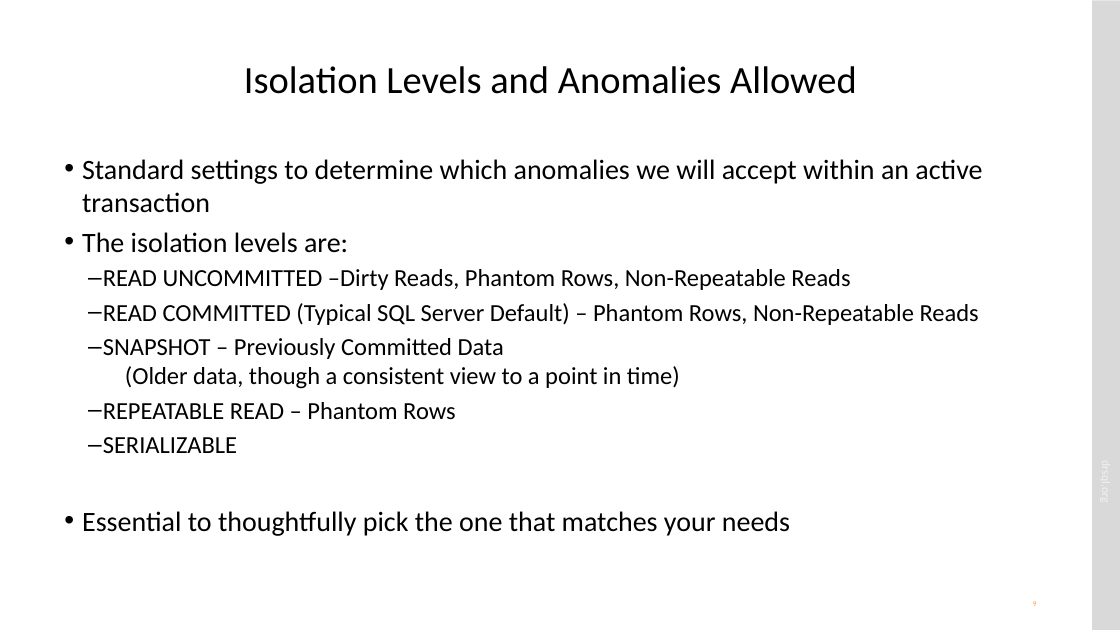
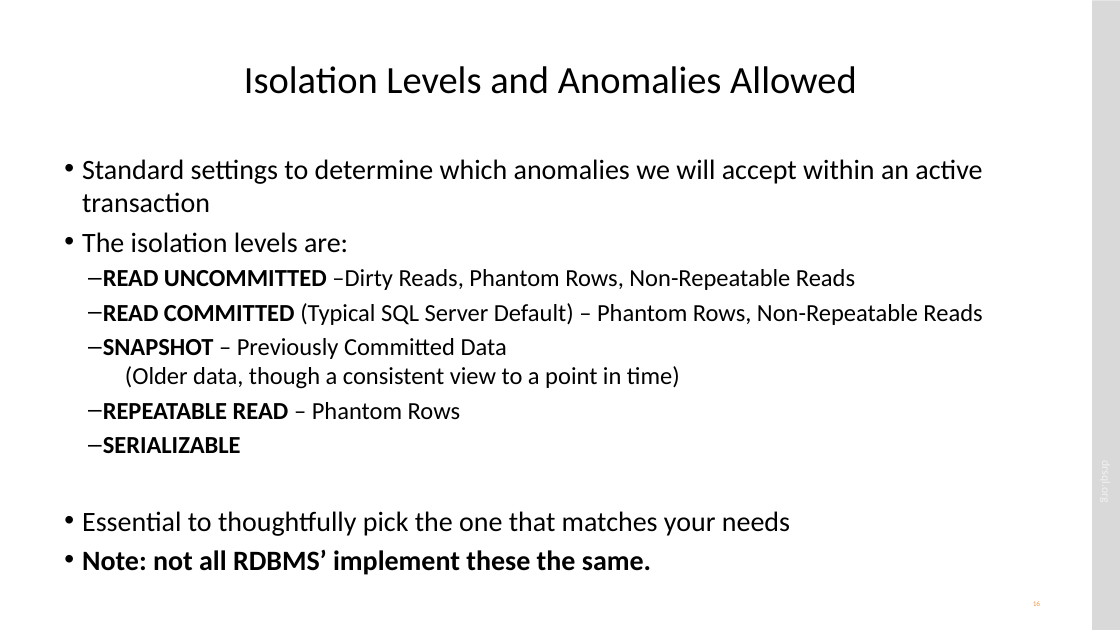
Before and after one commit to drsqlgithub/Presentation-Downloads, a slide deck: slide 16 of Concurrency/Matters of Concurrency.pptx (slide 9 before the commit). Drawn at 1120x630 pixels with LibreOffice and Linux fonts; fonts in the diff are those of the drawing. Boxes give left, top, right and bottom in pixels: in the first picture for what was removed or moved away, otherwise in the second. Text is boxed around its words. In the diff, an @@ line names an element or a change of style, - is before the commit and + after.

```diff
--- a/Concurrency/Matters of Concurrency.pptx
+++ b/Concurrency/Matters of Concurrency.pptx
@@ text at (103, 269, 982, 453): bold on in "READ UNCOMMITTED", "READ COMMITTED", "SNAPSHOT", "REPEATABLE READ" and 1 more places @@
@@ text at (82, 550, 651, 575): paragraph added @@
+• Note: not all RDBMS’ implement these the same.
@@ page number at (1033, 601, 1040, 606): text changed @@
-9
+16
```
Also in this commit, not shown: 5 other slides changed, 7 slides added, 3 other files.
